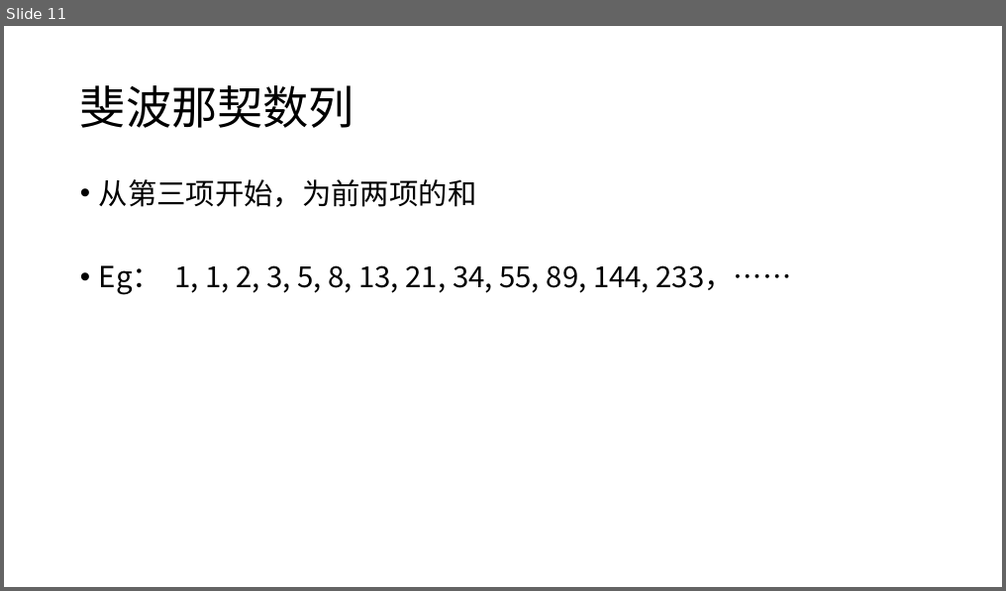
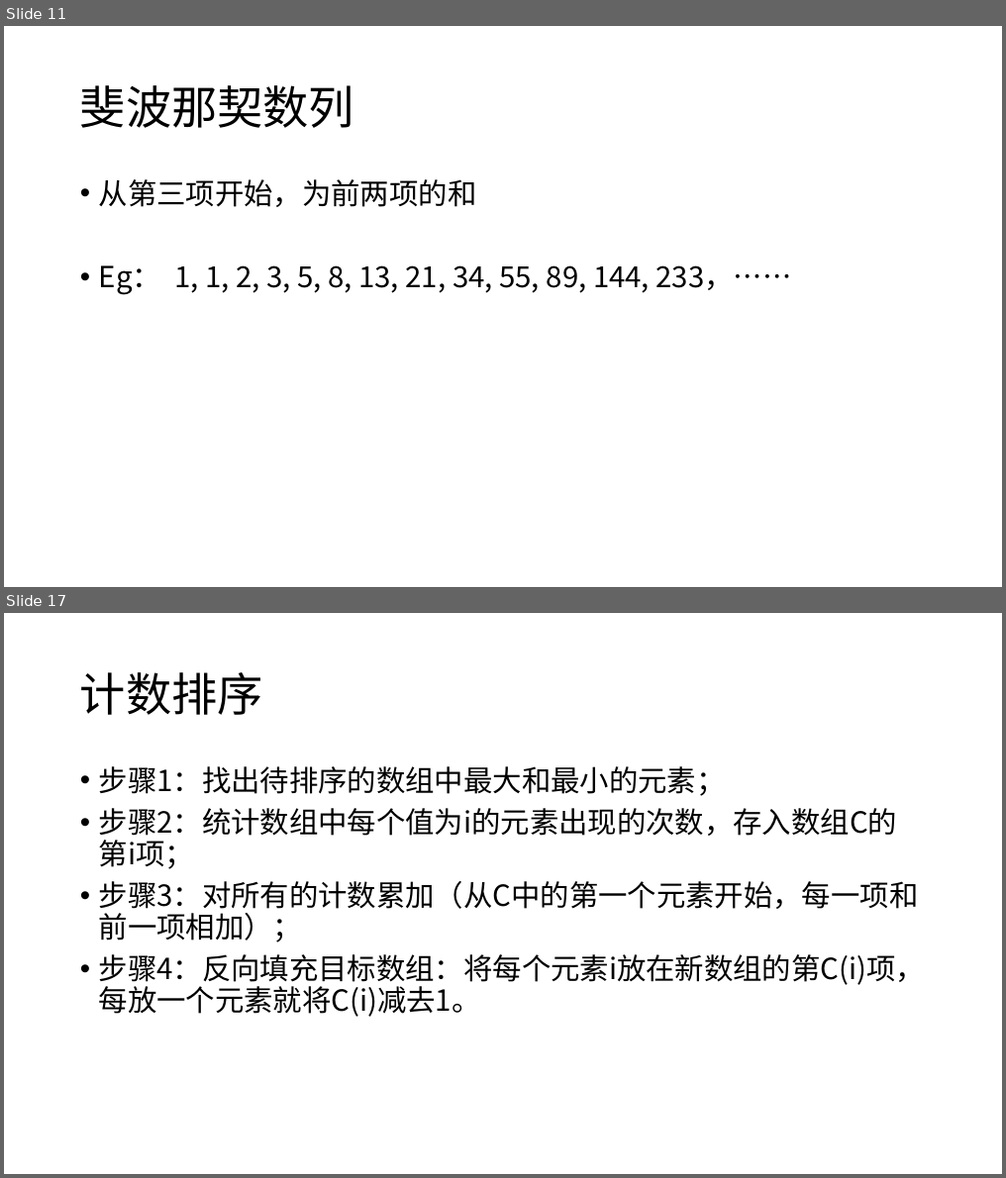
Before and after one commit to Fine-yang/LGS, a slide deck: 0320/排序算法.pptx. Shown one above the other, each under a label of ours: slide 11 before the commit, slides 11 and 17 after it; the slides between them are not shown. The pictures are 1006x591 and 1006x1178 pixels, drawn with LibreOffice and Linux fonts; fonts in the diff are those of the drawing. Boxes give left, top, right and bottom in pixels: in the first picture for what was removed or moved away, otherwise in the second. Text is boxed around its words. In the diff, an @@ line names an element or a change of style, - is before the commit and + after.

```diff
--- a/0320/排序算法.pptx
+++ b/0320/排序算法.pptx
@@ slide 17 added at (4, 613, 1002, 1174), background #FFFFFF @@
@@ title added at (80, 672, 263, 715), 44 pt, text #000000 @@
+计数排序
@@ text added at (99, 766, 925, 1017), 28 pt, text #000000 @@
+• 步骤1：找出待排序的数组中最大和最小的元素；
+• 步骤2：统计数组中每个值为i的元素出现的次数，存入数组C的第i项；
+• 步骤3：对所有的计数累加（从C中的第一个元素开始，每一项和前一项相加）；
+• 步骤4：反向填充目标数组：将每个元素i放在新数组的第C(i)项，每放一个元素就将C(i)减去1。
```
Also in this commit, not shown: 9 other slides added, 5 other files.
